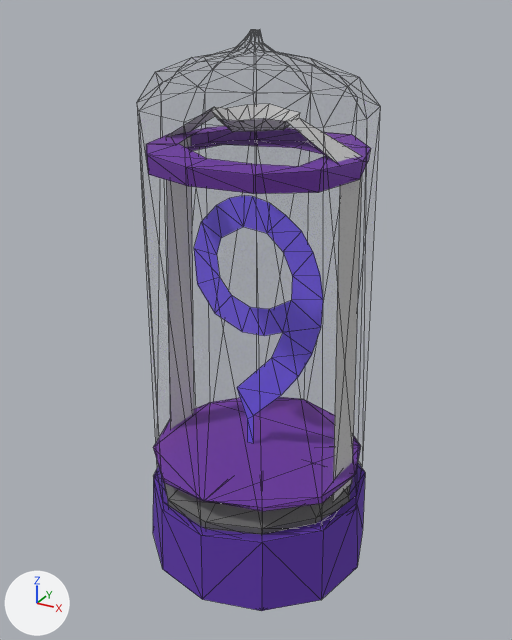
Renders of the glTF model SpotTheDifference/models/obj_num09_alt.gltf from each side of a commit.
Camera for both pictures: a 50 mm camera at (0.419, -0.77, 0.739) aimed at (-0.003, -0.002, 0.355). Arrows for +X, +Y and +Z are at lower left; the lights stay in place. Mesh edges are drawn as thin lines. Objects named as collision shapes, trigger or cutter boxes, shadow casters or lower levels of detail are left out. Vertices at the same position are counted once.

The older version as bpy lines, for what is in view:
```python
me_cylinder_194 = bpy.data.meshes.new('Cylinder.194')
me_cylinder_194.from_pydata(...)  # 347 vertices, 583 faces; spans x -0.162..0.163, y -0.161..0.162, z -0.002..0.717
# faces by material slot: [371, 212]
me_cylinder_194.materials.append(mat_obj_global_steampunk02)
me_cylinder_194.materials.append(mat_obj_global_glass)
# before: 203 (0.091, 0.0, 0.363) at pixel (321, 327), 218 (0.008, 0.0, 0.333) at pixel (264, 335), 219 (0.037, 0.0, 0.344) at pixel (282, 332), 229 (0.048, 0.0, 0.392) at pixel (291, 300), 230 (0.016, 0.0, 0.373) at pixel (269, 309)
# before: 238 (0.036, 0.0, 0.344) at pixel (282, 332)
ob_obj_num09_alt = bpy.data.objects.new('obj_num09_alt', me_cylinder_194)
ob_obj_num09_alt.location = (0.0, 0.0, 0.0)
```
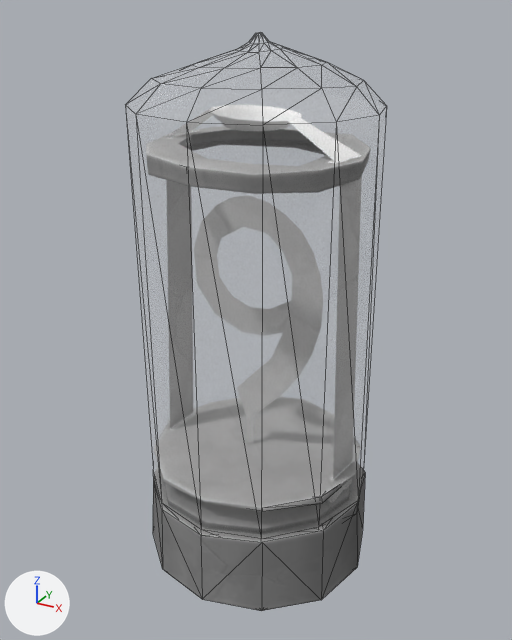
Patch to the scene script:
```diff
--- a/SpotTheDifference/models/obj_num09_alt.gltf.py
+++ b/SpotTheDifference/models/obj_num09_alt.gltf.py
@@ img_obj_num09_alt @@
+img_obj_num09_alt = load_image('obj_num09_alt', 'textures/obj_num09_alt.jpg', 1024, 1024, 'sRGB')
@@ mat_obj_num09_alt @@
+mat_obj_num09_alt = bpy.data.materials.new('obj_num09_alt')
+# uses the picture img_obj_num09_alt
@@ mat_obj_num00_glass @@
+mat_obj_num00_glass = principled_material('obj_num00_glass')
+mat_obj_num00_glass.base_color = (1.0, 1.0, 1.0)  # white #ffffff
+mat_obj_num00_glass.roughness = 1.0
+mat_obj_num00_glass.alpha = 0.1
@@ me_cylinder_194 @@
 # used by ob_obj_num09_alt; location = (0.0, 0.0, 0.0)
 # verts and faces of me_cylinder_194; kept vertices keep their numbers, new ones are numbered from 347
-me_cylinder_194.from_pydata(...)  # 347 vertices, 583 faces; spans x -0.162..0.163, y -0.161..0.162, z -0.002..0.717
-me_cylinder_194.materials.append(mat_obj_global_glass)
+me_cylinder_194.from_pydata(...)  # 237 vertices, 368 faces; spans x -0.162..0.163, y -0.161..0.162, z -0.002..0.628
+# me_cylinder_194 part 1
+# 2 vertices are removed from x 0.129..0.13, y 0.074..0.075, z 0.152
+# 12 faces are deleted
+# 2 vertices move from x 0.001, y -0.149..-0.147, z 0.155..0.156 to x 0.001, y -0.149..-0.147, z 0.154..0.157
+# 1 vertex is added at (0.129, 0.075, 0.152)
+# 10 new faces join them
+# me_cylinder_194 part 2
+# 24 vertices move from x -0.055..0.046, y -0.061..0.061, z 0.605..0.63 to x -0.061..0.051, y -0.056..0.057, z 0.608..0.628
+# me_cylinder_194 part 3
+delete_vertices([219])  # with the faces that use them
+faces += [(229, 230, 238), (218, 238, 230), (203, 229, 238)]
+# me_cylinder_194 part 4: 355 faces spanning x -0.162..0.163, y -0.161..0.162, z -0.002..0.628 switch from mat_obj_global_steampunk02 to mat_obj_num09_alt
@@ me_mesh_060 @@
+me_mesh_060.from_pydata(...)  # 108 vertices, 212 faces; spans x -0.156..0.157, y -0.156..0.154, z 0.074..0.713
+me_mesh_060.materials.append(mat_obj_num00_glass)  # white #ffffff
@@ ob_obj_num09_glass @@
+ob_obj_num09_glass = bpy.data.objects.new('obj_num09_glass', me_mesh_060)
+ob_obj_num09_glass.location = (0.0, 0.0, 0.0)
```

Location of each change, [x1, y1, x2, y2] in pixels of the pictures (512 x 640 px; the box of a moved part takes in the faces that stretch with it):
'obj_num09_glass', added
    after: [125, 32, 387, 540]
'obj_num09_alt', reshaped
    before: [146, 104, 371, 611]
    after: [153, 470, 365, 611]
part 1 of me_cylinder_194, moved or reshaped
    before: [153, 399, 361, 511]
    after: [306, 492, 328, 500]
part 2 of me_cylinder_194, moved or reshaped (not visible afterwards)
    before: [166, 104, 361, 162]
part 3 of me_cylinder_194, moved or reshaped (not visible afterwards)
    before: [264, 300, 321, 336]
part 4 of me_cylinder_194, recoloured (purple to grey)
    before: [146, 126, 371, 611]
    after: [153, 470, 365, 611]
